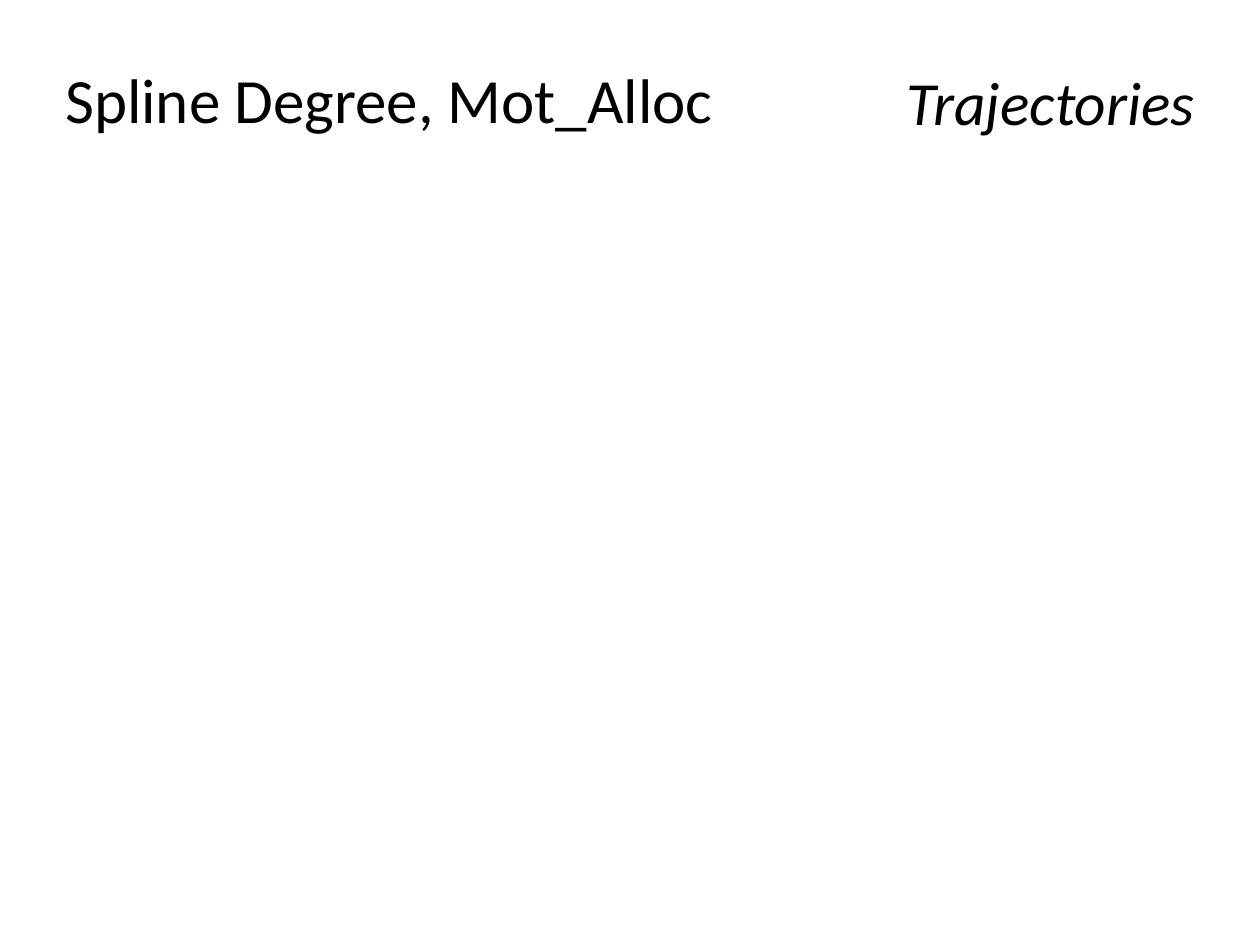
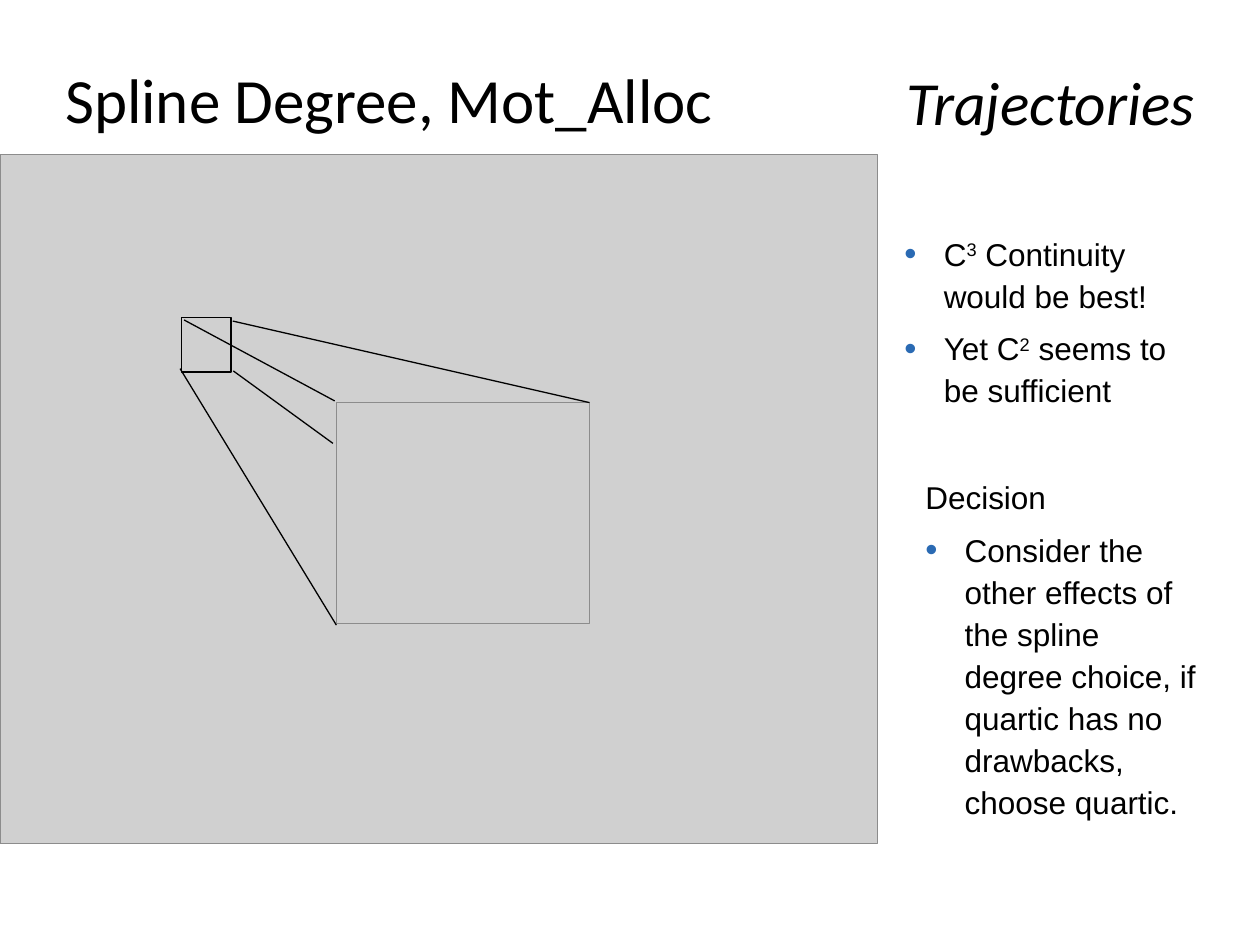
Before and after one commit to skye-HMI/BA-HMI, a slide deck: slide 9 of powerpoint/final_presentation.pptx (slide 8 before the commit). Drawn at 1260x945 pixels with LibreOffice and Linux fonts; fonts in the diff are those of the drawing; grey boxes stand for pictures; background and template pictures are left out. Boxes give left, top, right and bottom in pixels: in the first picture for what was removed or moved away, otherwise in the second. Text is boxed around its words. In the diff, an @@ line names an element or a change of style, - is before the commit and + after.

```diff
--- a/powerpoint/final_presentation.pptx
+++ b/powerpoint/final_presentation.pptx
@@ picture added at (0,155,877,844) @@
@@ text added at (944,243,1166,403), 18 pt, text #000000 @@
+• C3 Continuity would be best!
+• Yet C2 seems to be sufficient
@@ group added at (180,318,590,625): 4 lines, 1 rectangle, 1 picture @@
@@ text added at (925,486,1196,820), 18 pt, text #000000 @@
+Decision
+• Consider the other effects of the spline degree choice, if quartic has no drawbacks, choose quartic.
```
Also in this commit, not shown: 2 other slides changed, 6 slides added, 1 slide removed.
